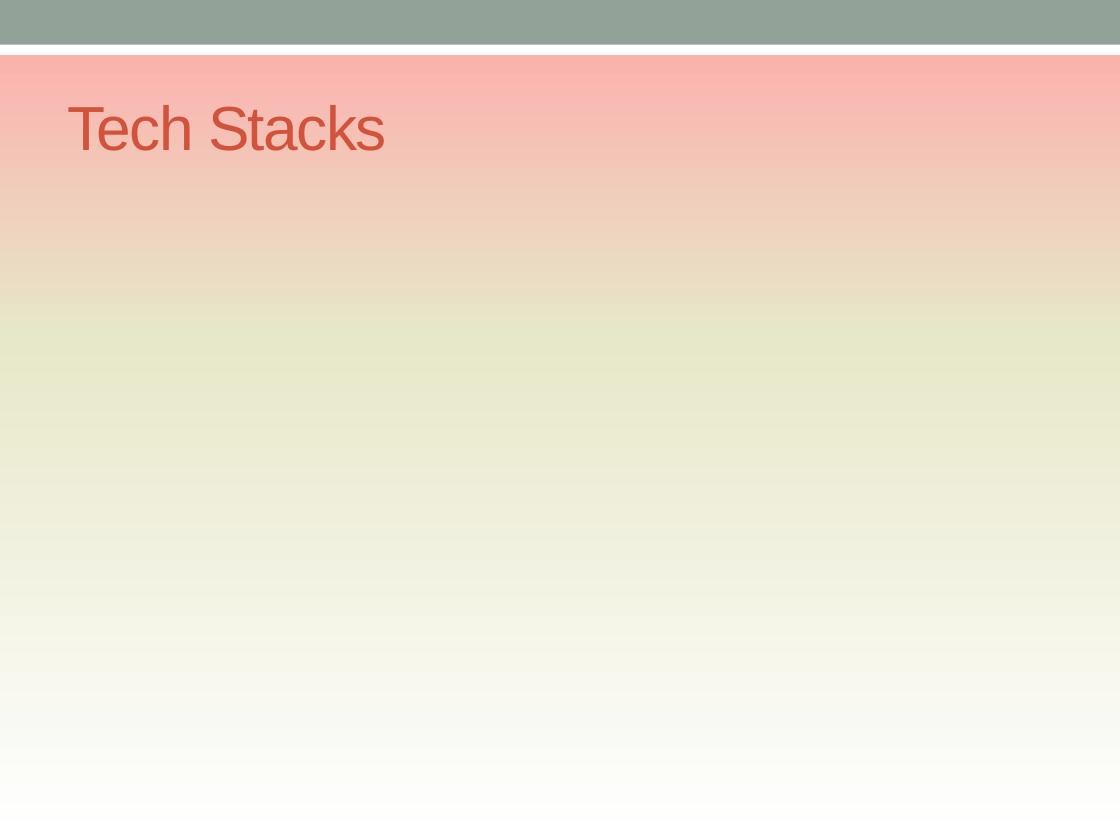
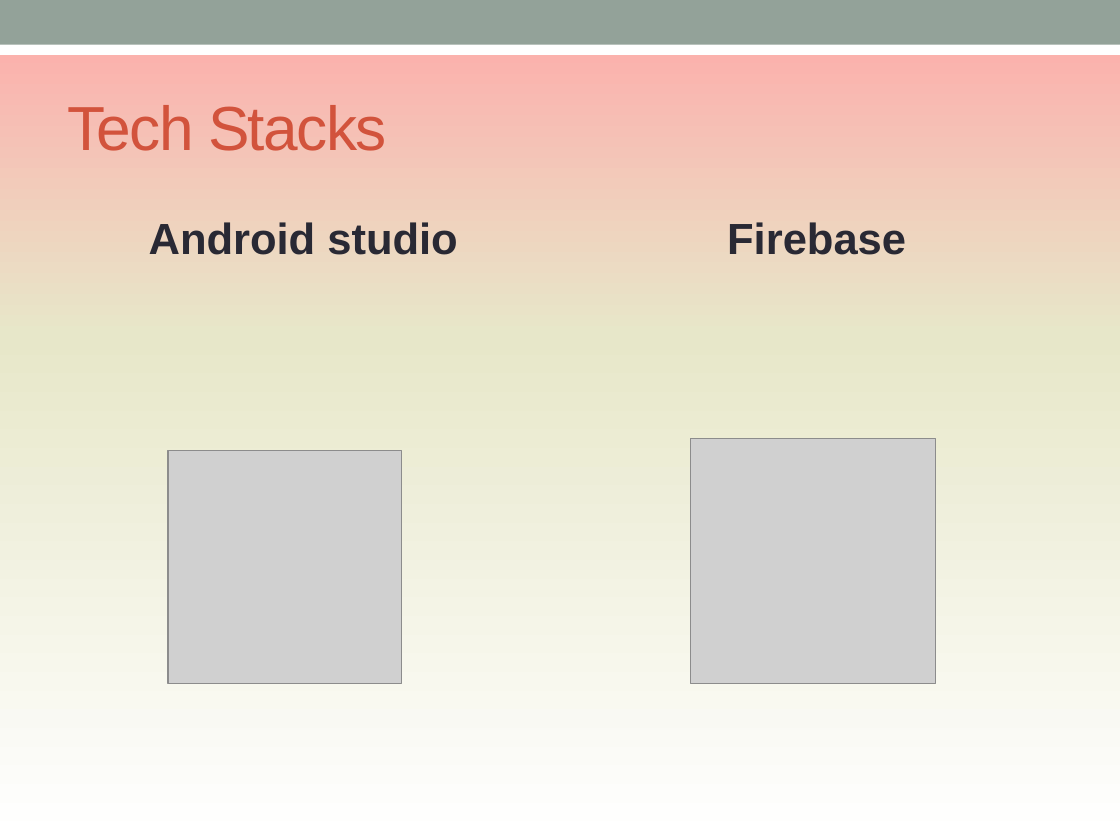
Before and after one commit to cbitosc/HTF19-AppMonsters, a slide deck: slide 6 of ALERT.360.pptx (slide 3 before the commit). Drawn at 1120x840 pixels with LibreOffice and Linux fonts; fonts in the diff are those of the drawing; grey boxes stand for pictures. Boxes give left, top, right and bottom in pixels: in the first picture for what was removed or moved away, otherwise in the second. Text is boxed around its words. In the diff, an @@ line names an element or a change of style, - is before the commit and + after.

```diff
--- a/ALERT.360.pptx
+++ b/ALERT.360.pptx
@@ text added at [149,222,457,255], 28 pt, text #292934, bold @@
+Android studio
@@ text added at [727,222,906,255], 28 pt, text #292934, bold @@
+Firebase
@@ picture added at [691,438,936,683] @@
@@ picture added at [168,450,401,683] @@
```
Also in this commit, not shown: 4 other slides changed, 3 slides added, 1 slide removed.
